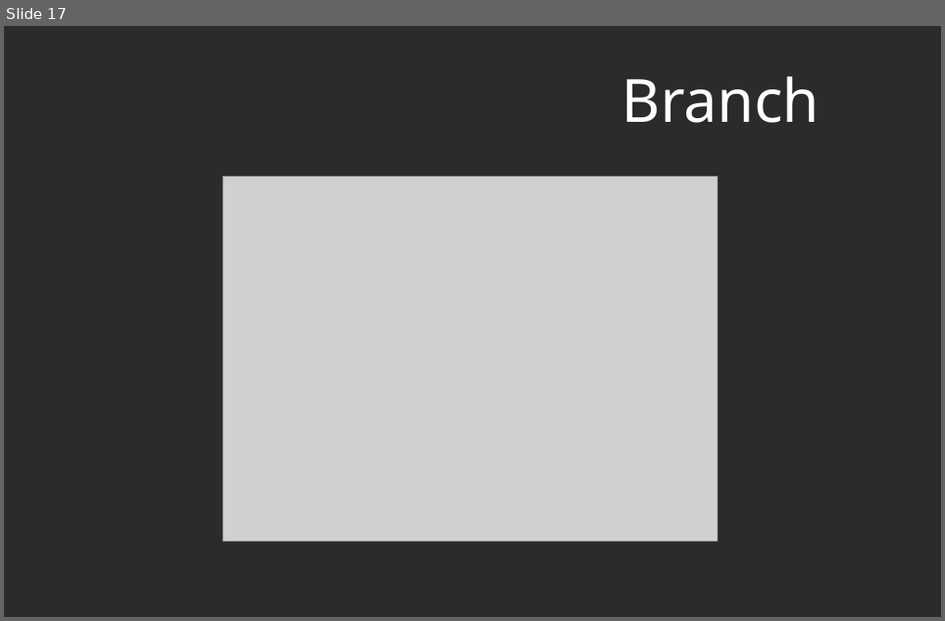
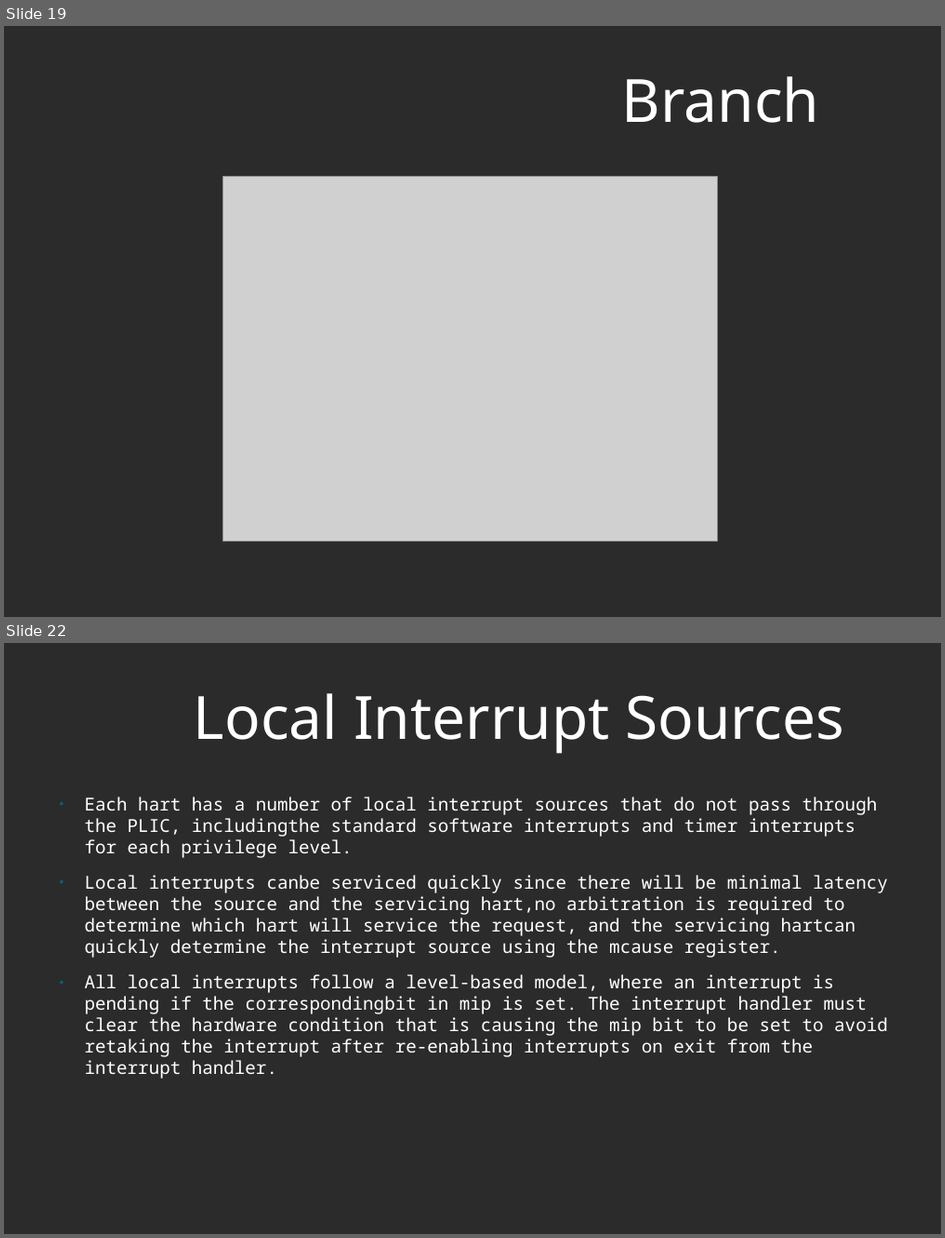
Before and after one commit to murthuja1708/desd_class, a slide deck: RISCV.odp. Shown one above the other, each under a label of ours: slide 17 before the commit, slides 19 and 22 after it; the slides between them are not shown. The pictures are 945x621 and 945x1238 pixels, drawn with LibreOffice and Linux fonts; fonts in the diff are those of the drawing; grey boxes stand for pictures; background and template pictures are left out; a plain dark background stands for a picture behind light text. Boxes give left, top, right and bottom in pixels: in the first picture for what was removed or moved away, otherwise in the second. Text is boxed around its words. In the diff, an @@ line names an element or a change of style, - is before the commit and + after.

Commit message:
added interrupt slides and also created separate slides for sifive interrupts and interrupts from risc-v specification

```diff
--- a/RISCV.odp
+++ b/RISCV.odp
@@ slide 22 added at [4, 643, 941, 1234], background picture (left out) @@
@@ title added at [194, 693, 845, 754], 60 pt, text #FFFFFF @@
+Local Interrupt Sources
@@ text added at [85, 796, 888, 1078], 18 pt, text #FFFFFF @@
+● Each hart has a number of local interrupt sources that do not pass through the PLIC, includingthe standard software interrupts and timer interrupts for each privilege level.
+● Local interrupts canbe serviced quickly since there will be minimal latency between the source and the servicing hart,no arbitration is required to determine which hart will service the request, and the servicing hartcan quickly determine the interrupt source using the mcause register.
+● All local interrupts follow a level-based model, where an interrupt is pending if the correspondingbit in mip is set. The interrupt handler must clear the hardware condition that is causing the mip bit to be set to avoid retaking the interrupt after re-enabling interrupts on exit from the interrupt handler.
@@ what was slide 17 is now slide 19 @@
```
Also in this commit, not shown: 16 slides changed, 7 other slides added, 5 slides removed.
